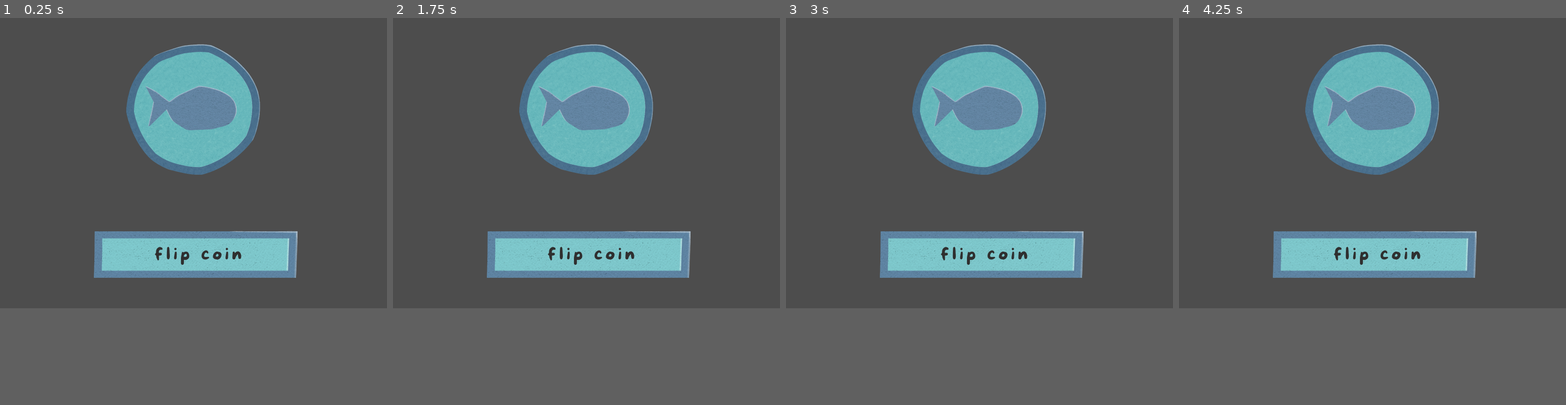
Above: before the commit, frames 1-4 (left to right).
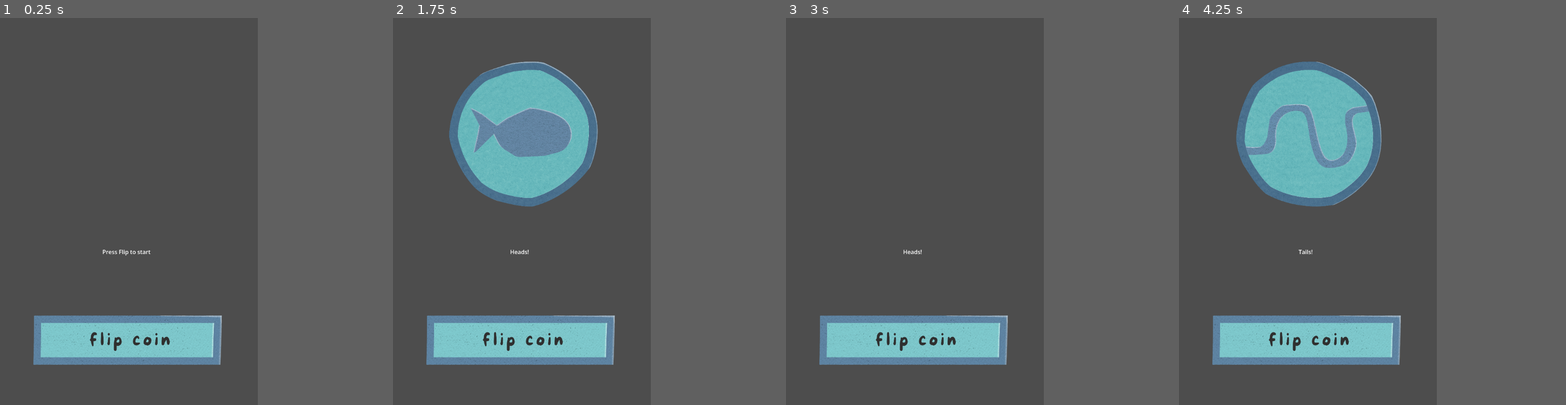
Above: after the commit, the same moments.

Repository: VIXXIEXOXO/Coin-Flip-Game
Game: Godot game, scene res://Scenes/game.tscn
The game is run twice, just before and just after one commit, with the same random seed, the same clock (stepped at 60 frames per second) and the same inputs. Before the commit the project has no main scene; this scene is started directly in both runs.
Inputs (mouse positions are in pixels of both pictures, inside the frame that each line leads up to):
- Up to frame 1 (0.25 s): no input
- Up to frame 2 (1.75 s): click (590, 257) at 0.52 s; click (586, 261) at 1.27 s
- Up to frame 3 (3 s): click (983, 257) at 2.02 s; click (979, 261) at 2.77 s
- Up to frame 4 (4.25 s): click (1376, 257) at 3.52 s
In our replay, the window is 800x600 before the commit and 533x800 after it. These sizes can differ from the game's own. Grey fills any space a smaller window leaves; there, only what the larger window draws over its background counts as a difference.

The runs differ from the first frame. In frame 1, 21% of the frame differs, in the area x 8-77%, y 6-90%; in frame 2, 27%; in frame 3, 21%; in frame 4, 27%.

Commit message:
Add Flip Animation

Diff:
--- a/Scenes/game.tscn
+++ b/Scenes/game.tscn
@@ -1,36 +1,60 @@
 [gd_scene format=3 uid="uid://va5fwaseqhn1"]
 
-[ext_resource type="Script" uid="uid://dsn5wljm01lij" path="res://Scripts/game.gd" id="1_3dryh"]
-[ext_resource type="Texture2D" uid="uid://bjqltysfbg7is" path="res://Assets/Button.png" id="1_wrm1d"]
+[ext_resource type="Texture2D" uid="uid://bjqltysfbg7is" path="res://Assets/Flip.png" id="1_wrm1d"]
 [ext_resource type="Texture2D" uid="uid://3igy7ct7aneb" path="res://Assets/Tails.png" id="2_3dryh"]
+[ext_resource type="Script" uid="uid://r41opdtwy6gp" path="res://Scripts/coin.gd" id="2_i6g32"]
+[ext_resource type="Texture2D" uid="uid://cedoyw4a0g354" path="res://Assets/Button_Press.png" id="3_i6g32"]
 [ext_resource type="Texture2D" uid="uid://d0kvgy4le7ftb" path="res://Assets/Heads.png" id="3_wowpa"]
 
-[node name="Game" type="Node2D" unique_id=1907776448]
-script = ExtResource("1_3dryh")
+[sub_resource type="GDScript" id="GDScript_wowpa"]
 
-[node name="Button" type="TextureButton" parent="." unique_id=711202459]
-custom_minimum_size = Vector2(100, 100)
+[node name="Game" type="Control" unique_id=1454853135]
+layout_mode = 3
 anchors_preset = 8
 anchor_left = 0.5
 anchor_top = 0.5
 anchor_right = 0.5
 anchor_bottom = 0.5
-offset_left = 479.0
-offset_top = 1086.0001
-offset_right = 2011.0
-offset_bottom = 1504.0001
 grow_horizontal = 2
 grow_vertical = 2
-scale = Vector2(0.7, 0.7)
+size_flags_horizontal = 6
+size_flags_vertical = 6
+script = SubResource("GDScript_wowpa")
+
+[node name="Coin" type="Node2D" parent="." unique_id=298752282]
+script = ExtResource("2_i6g32")
+
+[node name="ResultLabel" type="Label" parent="Coin" unique_id=1038527859]
+offset_left = -116.0
+offset_top = 101.0
+offset_right = 104.5
+offset_bottom = 180.5
+horizontal_alignment = 1
+
+[node name="FlipButton" type="TextureButton" parent="Coin" unique_id=1664029441]
+anchors_preset = 8
+anchor_left = 0.5
+anchor_top = 0.5
+anchor_right = 0.5
+anchor_bottom = 0.5
+offset_left = -270.0
+offset_top = 281.0
+offset_right = 1262.0
+offset_bottom = 699.0
+grow_horizontal = 2
+grow_vertical = 2
+scale = Vector2(0.35, 0.4)
 texture_normal = ExtResource("1_wrm1d")
-texture_pressed = ExtResource("1_wrm1d")
+texture_pressed = ExtResource("3_i6g32")
 
-[node name="Tails" type="Sprite2D" parent="." unique_id=1497084227]
-position = Vector2(-394, 612)
-scale = Vector2(0.5, 0.5)
+[node name="SpriteHolder" type="Node2D" parent="Coin" unique_id=1282673209]
+
+[node name="Heads" type="Sprite2D" parent="Coin/SpriteHolder" unique_id=32638742]
+position = Vector2(1, -220)
+scale = Vector2(0.3, 0.3)
+texture = ExtResource("3_wowpa")
+
+[node name="Tails" type="Sprite2D" parent="Coin/SpriteHolder" unique_id=1002695131]
+position = Vector2(1, -220)
+scale = Vector2(0.3, 0.3)
 texture = ExtResource("2_3dryh")
-
-[node name="Heads" type="Sprite2D" parent="." unique_id=1093410151]
-position = Vector2(993, 467)
-scale = Vector2(0.5, 0.5)
-texture = ExtResource("3_wowpa")
--- /dev/null
+++ b/Scripts/coin.gd
@@ -0,0 +1,38 @@
+extends Node
+
+@onready var sprite_holder = $SpriteHolder
+@onready var flip_button = $FlipButton
+@onready var heads = $SpriteHolder/Heads
+@onready var tails = $SpriteHolder/Tails
+@onready var result_label = $ResultLabel
+
+func _ready():
+	randomize()
+	heads.visible = false
+	tails.visible = false
+	result_label.text = "Press Flip to start"
+
+	flip_button.pressed.connect(_on_flip_pressed)
+
+
+func _on_flip_pressed():
+	var result = randi() % 2
+	var tween = create_tween()
+
+	# Step 1: shrink horizontally (turning sideways)
+	tween.tween_property(sprite_holder, "scale:x", 0.0, 0.15)
+
+	# Step 2: swap the visible side at the midpoint
+	tween.tween_callback(func():
+		if result == 0:
+			heads.visible = true
+			tails.visible = false
+			result_label.text = "Heads!"
+		else:
+			heads.visible = false
+			tails.visible = true
+			result_label.text = "Tails!"
+	)
+
+	# Step 3: expand back to full width
+	tween.tween_property(sprite_holder, "scale:x", 1.0, 0.15)
--- a/project.godot
+++ b/project.godot
@@ -11,13 +11,14 @@
 [application]
 
 config/name="Coin_Flip"
+run/main_scene="uid://va5fwaseqhn1"
 config/features=PackedStringArray("4.6", "Forward Plus")
 config/icon="res://icon.svg"
 
 [display]
 
-window/size/viewport_width=2000
-window/size/viewport_height=1500
+window/size/viewport_width=720
+window/size/viewport_height=1080
 
 [physics]
 
Binary file added: Assets/Button_Press.png
Not shown, added: Assets/Button_Press.png.import
Renamed: Assets/Button.png -> Assets/Flip.png
Not shown, changed: Assets/Flip.png.import
Not shown, added: Scripts/coin.gd.uid
Empty file removed: Scripts/game.gd
Not shown, removed: Scripts/game.gd.uid
Not shown, removed: Scripts/README.md
